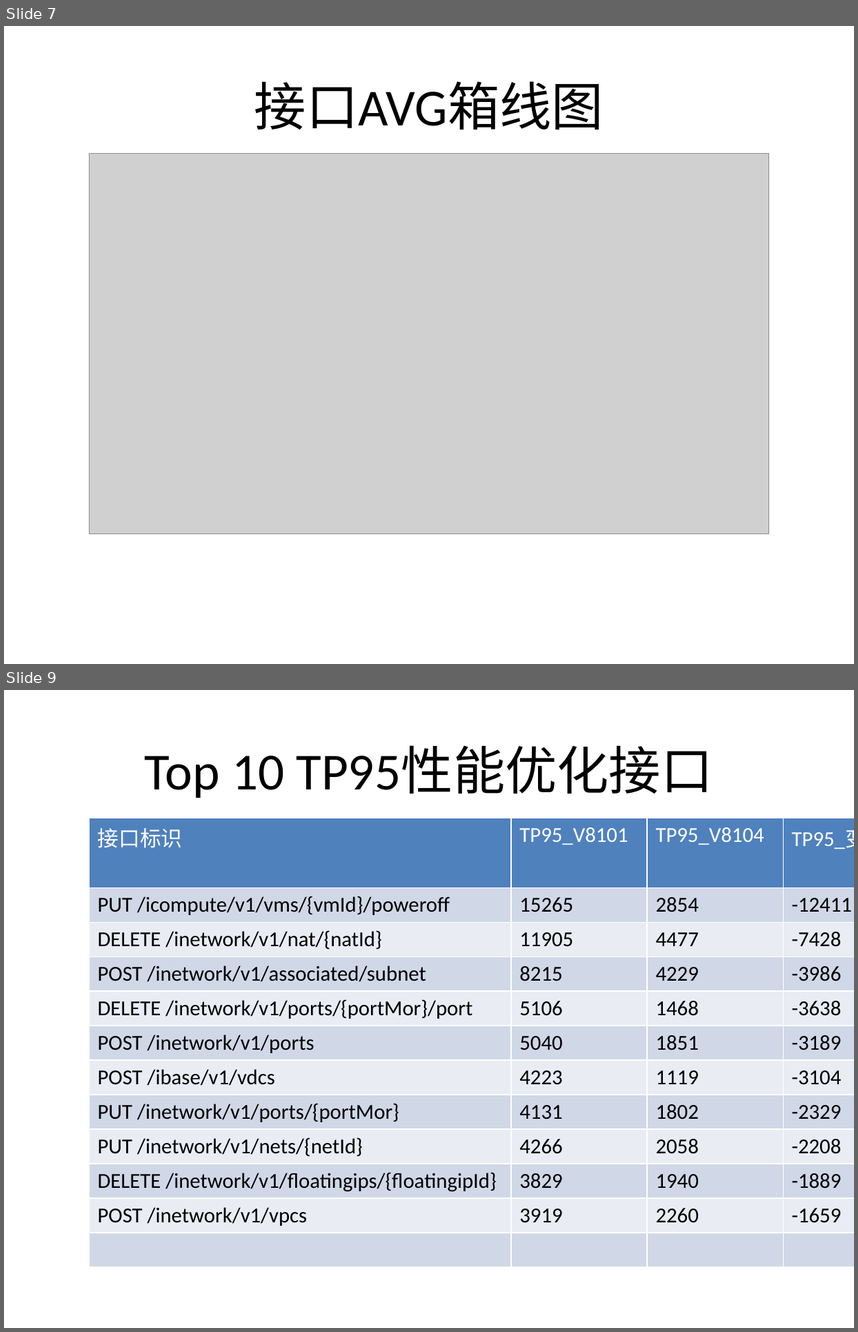
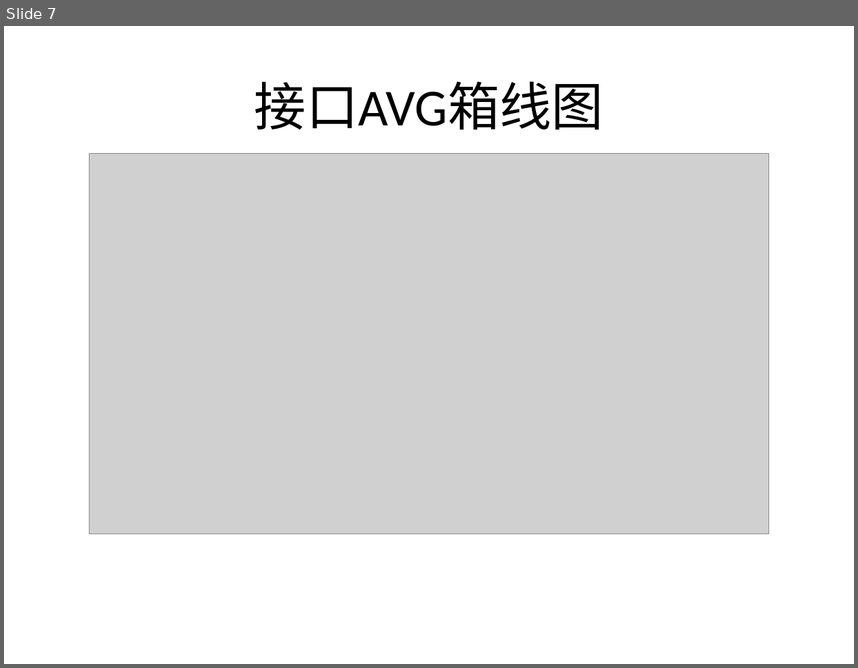
Before and after one commit to casparcao/spiders, a slide deck: performance/interface_performance_analysis/performance_analysis_report.pptx. Shown one above the other, each under a label of ours: slides 7 and 9 before the commit, slide 7 after it; the slides between them are not shown. The pictures are 858x1332 and 858x668 pixels, drawn with LibreOffice and Linux fonts; fonts in the diff are those of the drawing; grey boxes stand for pictures. Boxes give left, top, right and bottom in pixels: in the first picture for what was removed or moved away, otherwise in the second. Text is boxed around its words. In the diff, an @@ line names an element or a change of style, - is before the commit and + after.

```diff
--- a/performance/interface_performance_analysis/performance_analysis_report.pptx
+++ b/performance/interface_performance_analysis/performance_analysis_report.pptx
@@ slide 9 removed at (4,690,854,1328), background #FFFFFF @@
@@ title removed at (145,746,713,798) @@
-Top 10 TP95性能优化接口
@@ table removed at (89,818,854,1228), 12 rows, 5 columns @@
-接口标识 | TP95_V8101 | TP95_V8104 | TP95_变化 | TP95_变化率
-PUT /icompute/v1/vms/{vmId}/poweroff | 15265 | 2854 | -12411 | -81.3
-DELETE /inetwork/v1/nat/{natId} | 11905 | 4477 | -7428 | -62.39
-POST /inetwork/v1/associated/subnet | 8215 | 4229 | -3986 | -48.52
-DELETE /inetwork/v1/ports/{portMor}/port | 5106 | 1468 | -3638 | -71.25
-POST /inetwork/v1/ports | 5040 | 1851 | -3189 | -63.27
-POST /ibase/v1/vdcs | 4223 | 1119 | -3104 | -73.5
-PUT /inetwork/v1/ports/{portMor} | 4131 | 1802 | -2329 | -56.38
-PUT /inetwork/v1/nets/{netId} | 4266 | 2058 | -2208 | -51.76
-DELETE /inetwork/v1/floatingips/{floatingipId} | 3829 | 1940 | -1889 | -49.33
-POST /inetwork/v1/vpcs | 3919 | 2260 | -1659 | -42.33
- |  |  |  | 
```
Also in this commit, not shown: 4 slides changed, 1 other slide removed, 15 other files.
